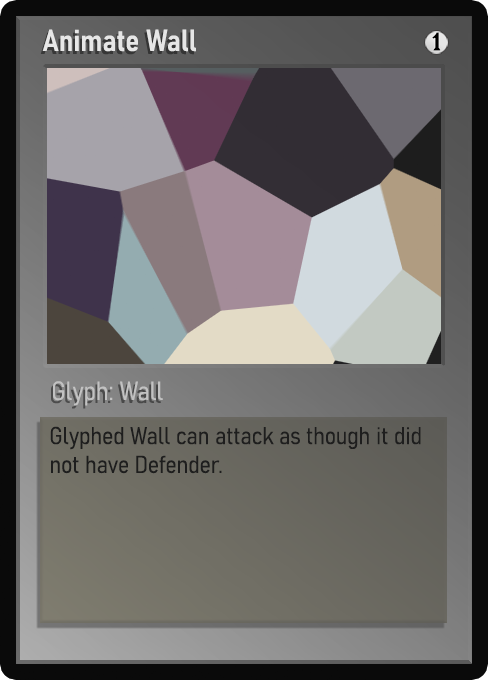
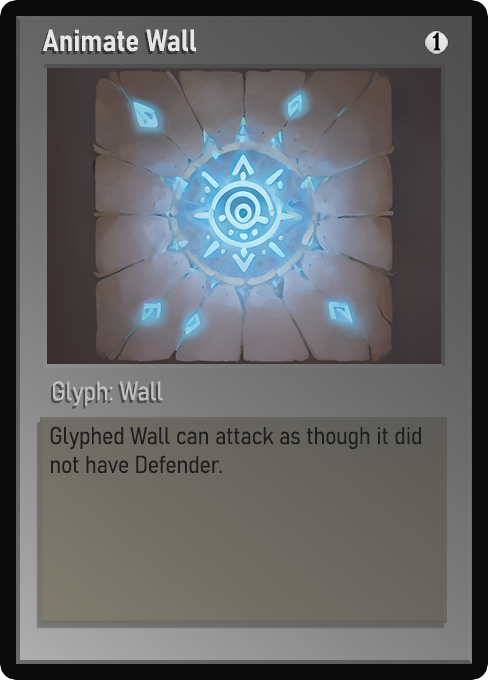
Comparing the layer stacks of the two 488 × 680 images. Changes:
painted on "Name" over 86, 35, 179, 52
painted on "Class" over 53, 383, 149, 406
painted on "Desc_norm" over 52, 427, 421, 474
painted on "Artwork" over 47, 68, 441, 364
